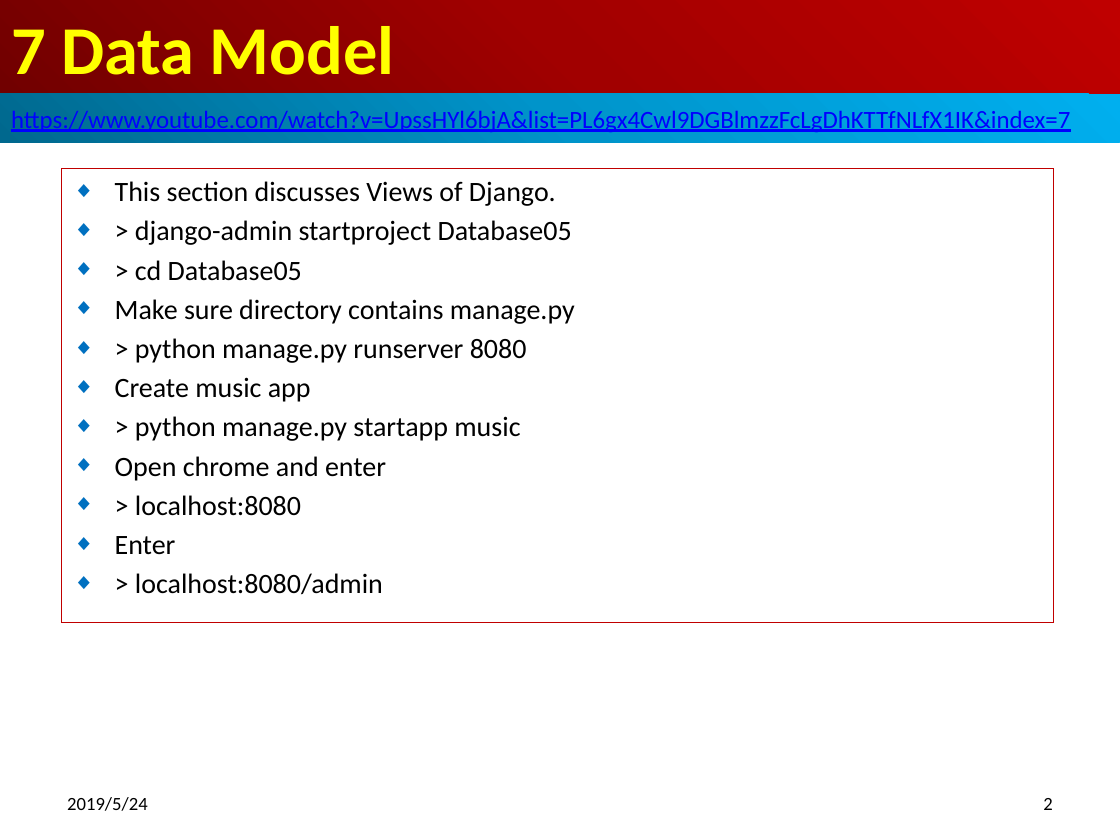
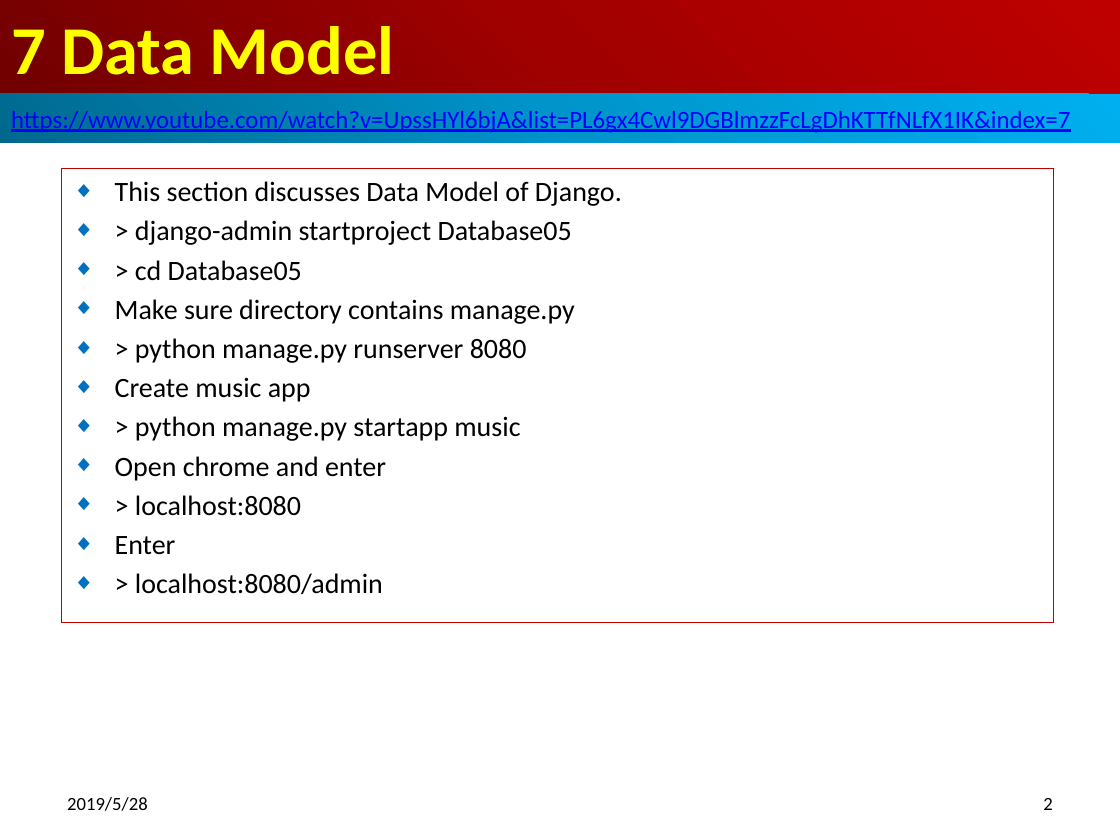
Before and after one commit to peterhchen/500-Django-Basic, a slide deck: slide 2 of 07_DataModel/07_DataModel.pptx. Drawn at 1120x840 pixels with LibreOffice and Linux fonts; fonts in the diff are those of the drawing. Boxes give left, top, right and bottom in pixels: in the first picture for what was removed or moved away, otherwise in the second. Text is boxed around its words. In the diff, an @@ line names an element or a change of style, - is before the commit and + after.

```diff
--- a/07_DataModel/07_DataModel.pptx
+++ b/07_DataModel/07_DataModel.pptx
@@ subtitle at bbox=[115, 181, 622, 206]: text changed @@
-◆ This section discusses Views of Django.
+◆ This section discusses Data Model of Django.
@@ text at bbox=[67, 797, 148, 811]: text changed @@
-2019/5/24
+2019/5/28
```
Also in this commit, not shown: 11 other slides changed.
